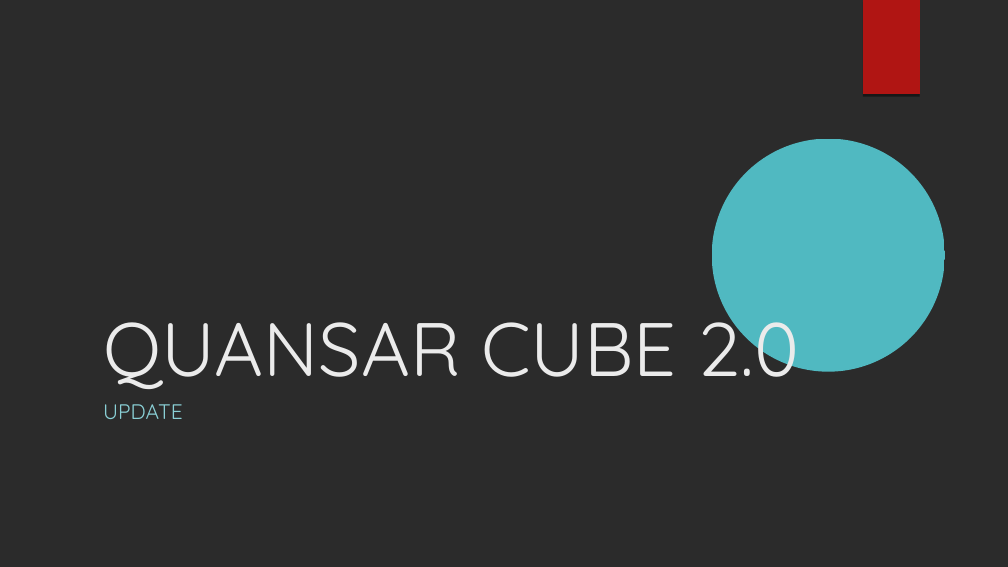
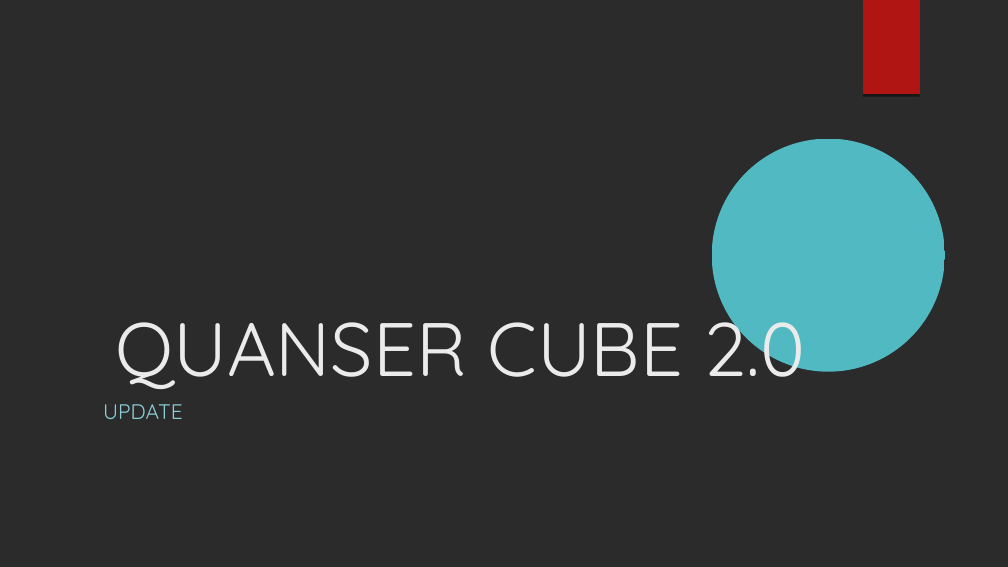
Before and after one commit to Quanser-Team/Quanser-Project, a slide deck: slide 1 of Presentation & Report/QUANSAR CUBE 2.odp. Drawn at 1008x567 pixels with LibreOffice and Linux fonts; fonts in the diff are those of the drawing; background and template pictures are left out; a plain dark background stands for a picture behind light text. Boxes give left, top, right and bottom in pixels: in the first picture for what was removed or moved away, otherwise in the second. Text is boxed around its words. In the diff, an @@ line names an element or a change of style, - is before the commit and + after.

```diff
--- a/Presentation & Report/QUANSAR CUBE 2.odp
+++ b/Presentation & Report/QUANSAR CUBE 2.odp
@@ title at [115, 298, 806, 396]: text changed @@
-QUANSAR CUBE 2.0
+QUANSER CUBE 2.0
```
Also in this commit, not shown: 1 other slide changed, 2 slides added, 3 slides removed.
